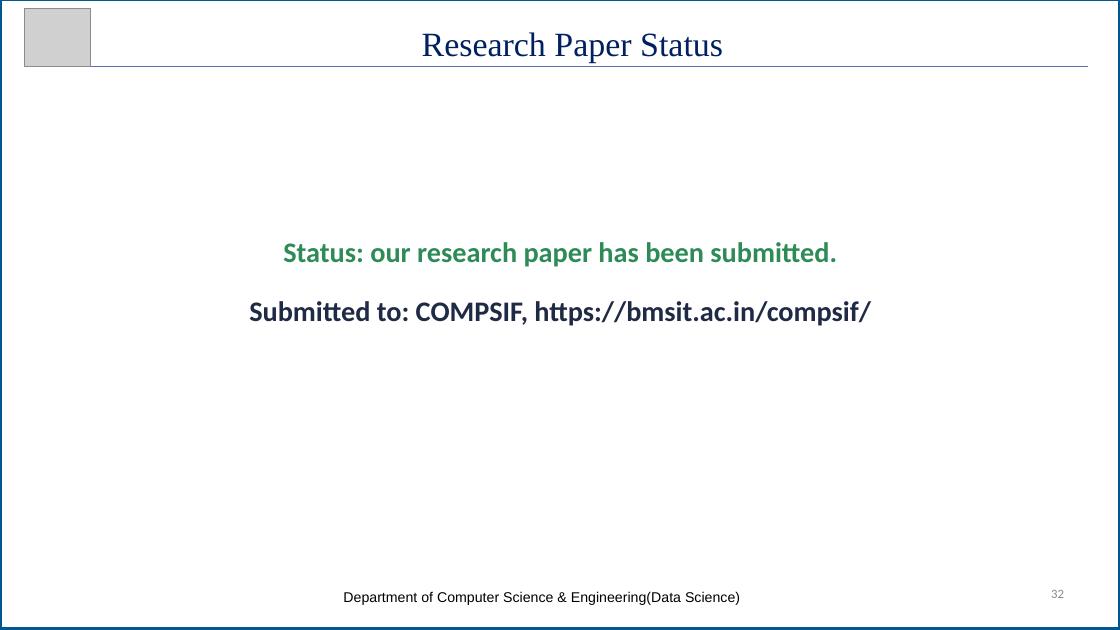
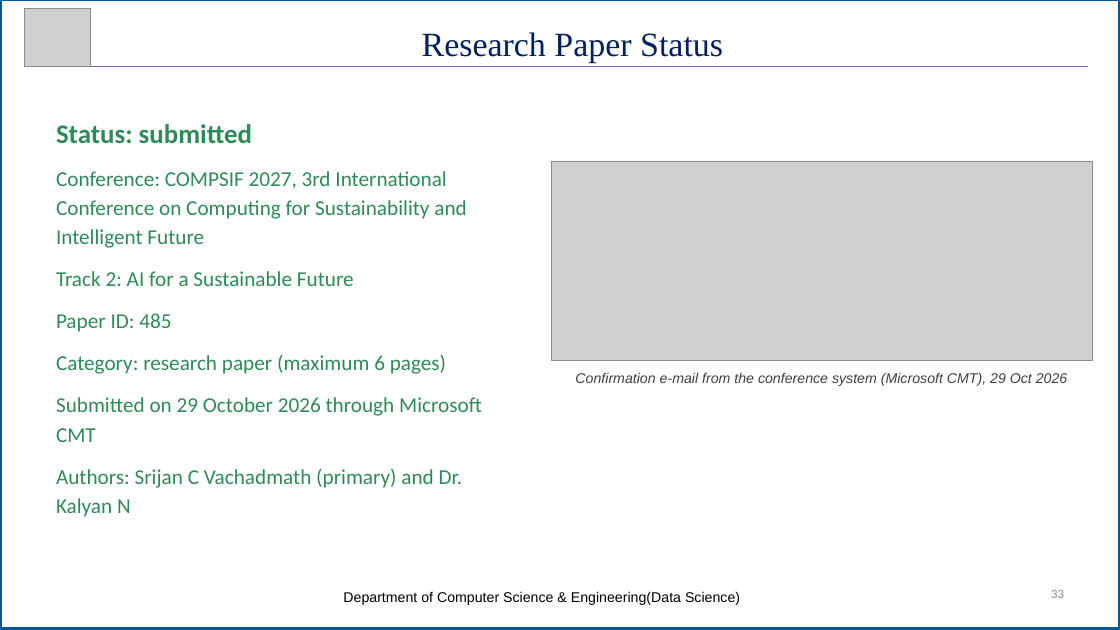
Before and after one commit to Manu-Sal-07/MANDISENSI_AGENTS, a slide deck: slide 33 of report/MandiSense_Review2_Final_v3.pptx (slide 32 before the commit). Drawn at 1120x630 pixels with LibreOffice and Linux fonts; fonts in the diff are those of the drawing; grey boxes stand for pictures. Boxes give left, top, right and bottom in pixels: in the first picture for what was removed or moved away, otherwise in the second. Text is boxed around its words. In the diff, an @@ line names an element or a change of style, - is before the commit and + after.

```diff
--- a/report/MandiSense_Review2_Final_v3.pptx
+++ b/report/MandiSense_Review2_Final_v3.pptx
@@ text "Status: submitted" at <box>56,124,482,517</box>: vertical alignment middle to top @@
@@ text at <box>56,124,482,517</box>: text changed; size 40 to 30 pt; text colour #1F2A44 to #2E8B57; bold off @@
-Status: our research paper has been submitted.
-Submitted to: COMPSIF, https://bmsit.ac.in/compsif/
+Status: submitted
+Conference: COMPSIF 2027, 3rd International Conference on Computing for Sustainability and Intelligent Future
+Track 2: AI for a Sustainable Future
+Paper ID: 485
+Category: research paper (maximum 6 pages)
+Submitted on 29 October 2026 through Microsoft CMT
+Authors: Srijan C Vachadmath (primary) and Dr. Kalyan N
@@ picture added at <box>552,161,1092,360</box> @@
@@ text added at <box>575,372,1068,386</box>, 20 pt, text #404040, italic @@
+Confirmation e-mail from the conference system (Microsoft CMT), 29 Oct 2026
```
Also in this commit, not shown: 2 other slides changed, 2 slides added, 3 other files.
